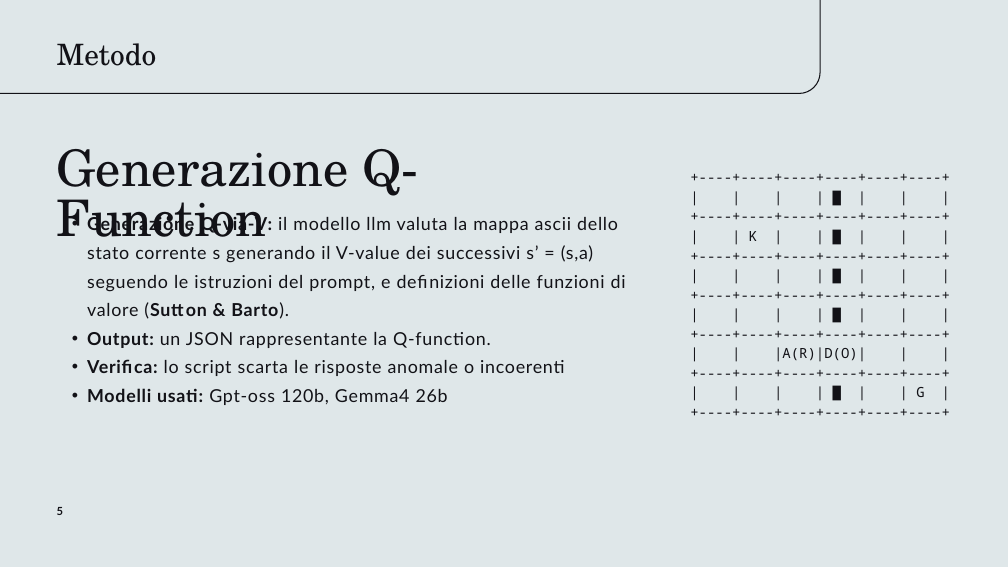
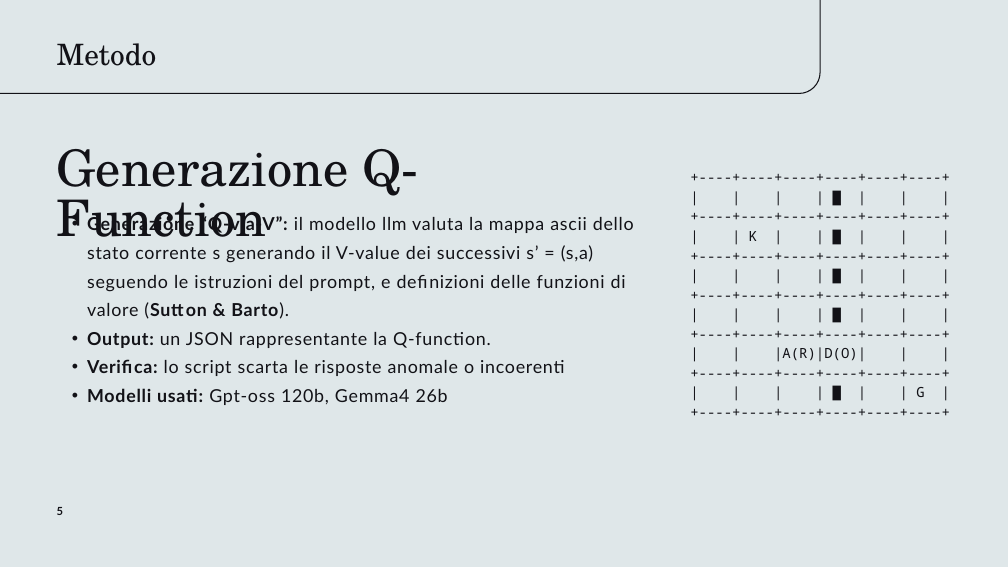
Before and after one commit to ttetrao/llm-guided-rl, a slide deck: slide 5 of thesis/presentazione.pptx. Drawn at 1008x567 pixels with LibreOffice and Linux fonts; fonts in the diff are those of the drawing. Boxes give left, top, right and bottom in pixels: in the first picture for what was removed or moved away, otherwise in the second. Text is boxed around its words. In the diff, an @@ line names an element or a change of style, - is before the commit and + after.

```diff
--- a/thesis/presentazione.pptx
+++ b/thesis/presentazione.pptx
@@ text at (x1=87, y1=215, x2=634, y2=319): text changed @@
-  • Generazione Q-via-V: il modello llm valuta la mappa ascii dello stato corrente s generando il V-value dei successivi s’ = (s,a) seguendo le istruzioni del prompt, e definizioni delle funzioni di valore (Sutton & Barto).
+  • Generazione “Q-via-V”: il modello llm valuta la mappa ascii dello stato corrente s generando il V-value dei successivi s’ = (s,a) seguendo le istruzioni del prompt, e definizioni delle funzioni di valore (Sutton & Barto).
```
Also in this commit, not shown: 6 other slides changed, 4 slides added, 1 slide removed, 35 other files.
